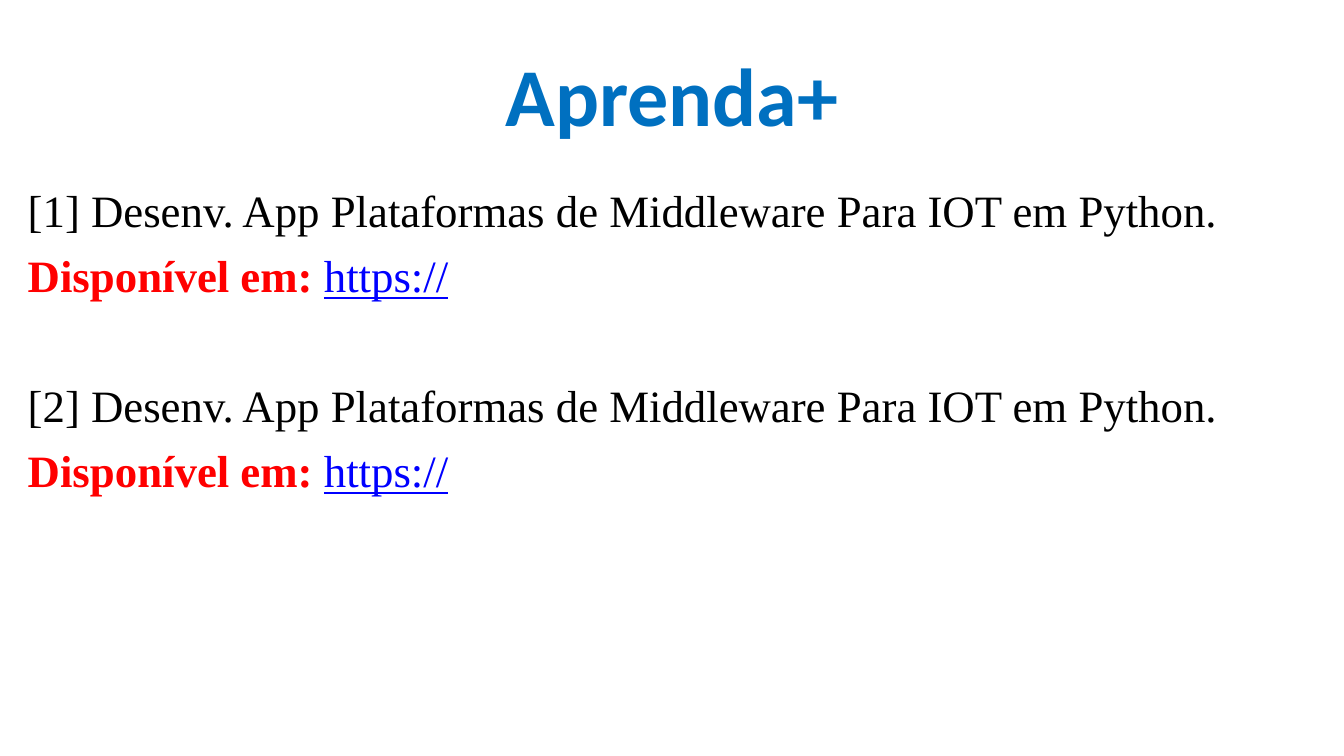
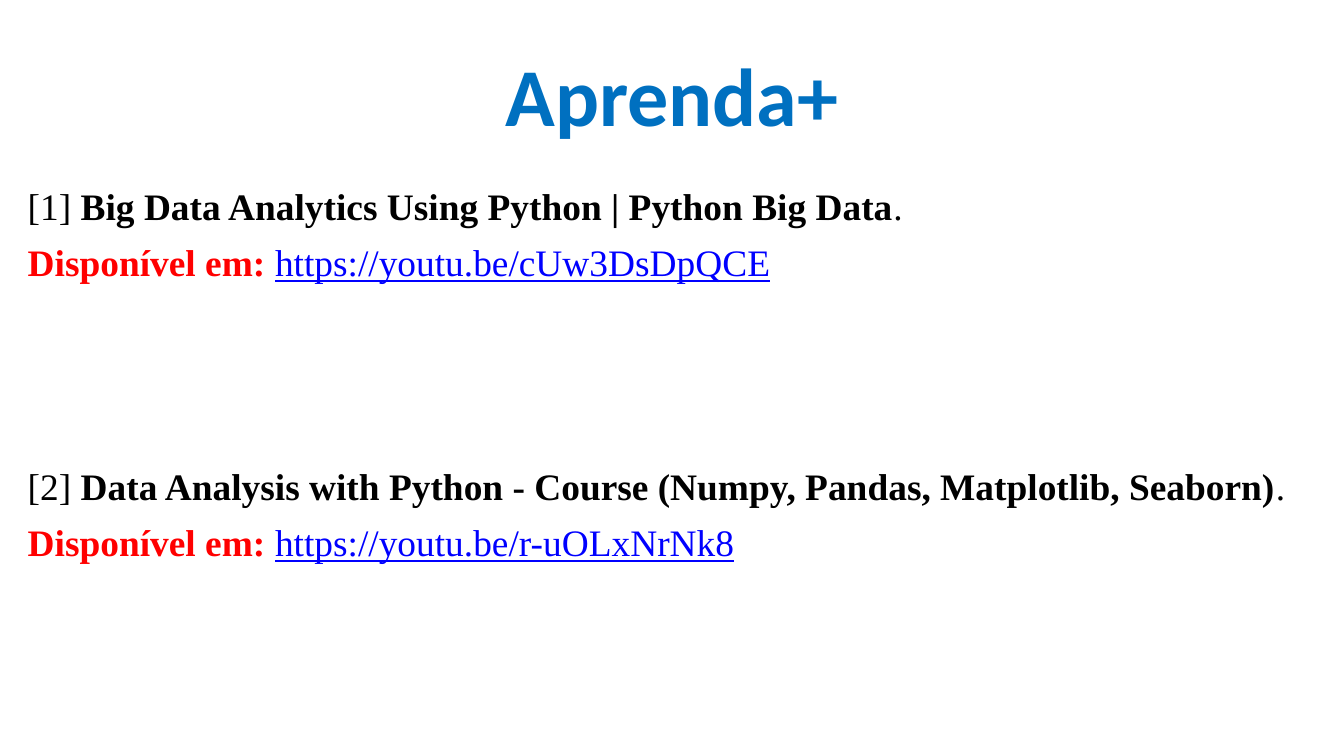
Before and after one commit to CloudEducationBrazil/WydenArea1AplicacaoCloudIndustria40Python, a slide deck: slide 5 of 01 Classes/Aula 11 - Aplicação Cloud Indústria 40 Python Integração Cloud Big Data Parte 2.pptx. Drawn at 1344x756 pixels with LibreOffice and Linux fonts; fonts in the diff are those of the drawing; background and template pictures are left out. Boxes give left, top, right and bottom in pixels: in the first picture for what was removed or moved away, otherwise in the second. Text is boxed around its words. In the diff, an @@ line names an element or a change of style, - is before the commit and + after.

Commit message:
Python Cloud IoT Aula 10 e Aula 11 10maio2023

```diff
--- a/01 Classes/Aula 11 - Aplicação Cloud Indústria 40 Python Integração Cloud Big Data Parte 2.pptx
+++ b/01 Classes/Aula 11 - Aplicação Cloud Indústria 40 Python Integração Cloud Big Data Parte 2.pptx
@@ text at (x1=28, y1=194, x2=1285, y2=563): text changed; size 24 to 20 pt; bold on @@
-[1] Desenv. App Plataformas de Middleware Para IOT em Python.
-Disponível em: https://
-[2] Desenv. App Plataformas de Middleware Para IOT em Python.
-Disponível em: https://
+[1] Big Data Analytics Using Python | Python Big Data.
+Disponível em: https://youtu.be/cUw3DsDpQCE
+[2] Data Analysis with Python - Course (Numpy, Pandas, Matplotlib, Seaborn).
+Disponível em: https://youtu.be/r-uOLxNrNk8
```
Also in this commit, not shown: 4 other slides changed, 1 slide added, 1 slide removed, 1 other file.
